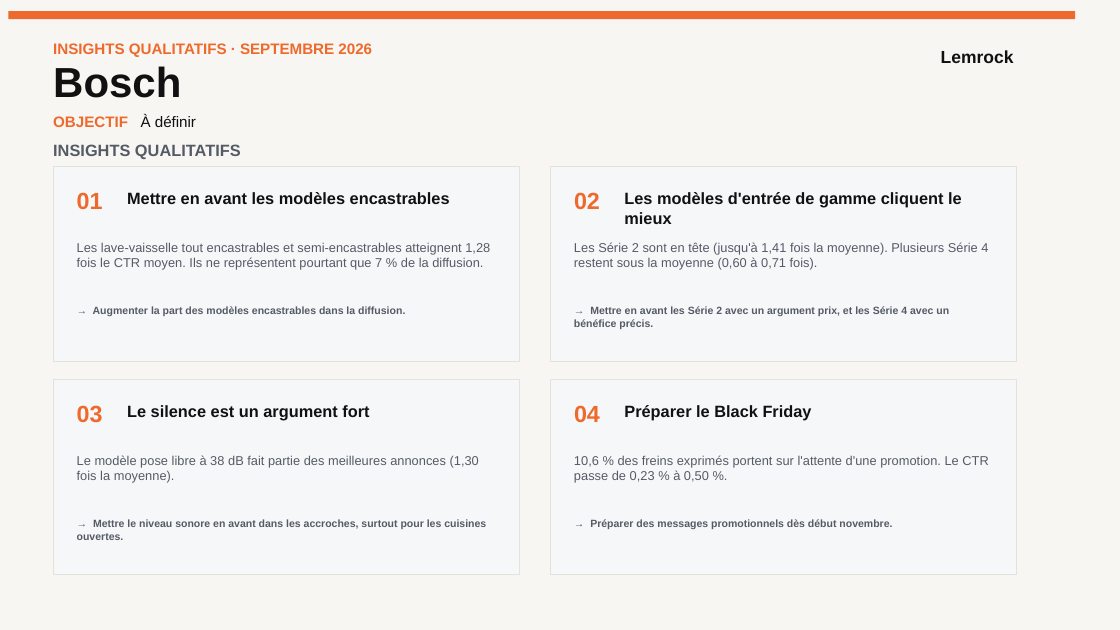
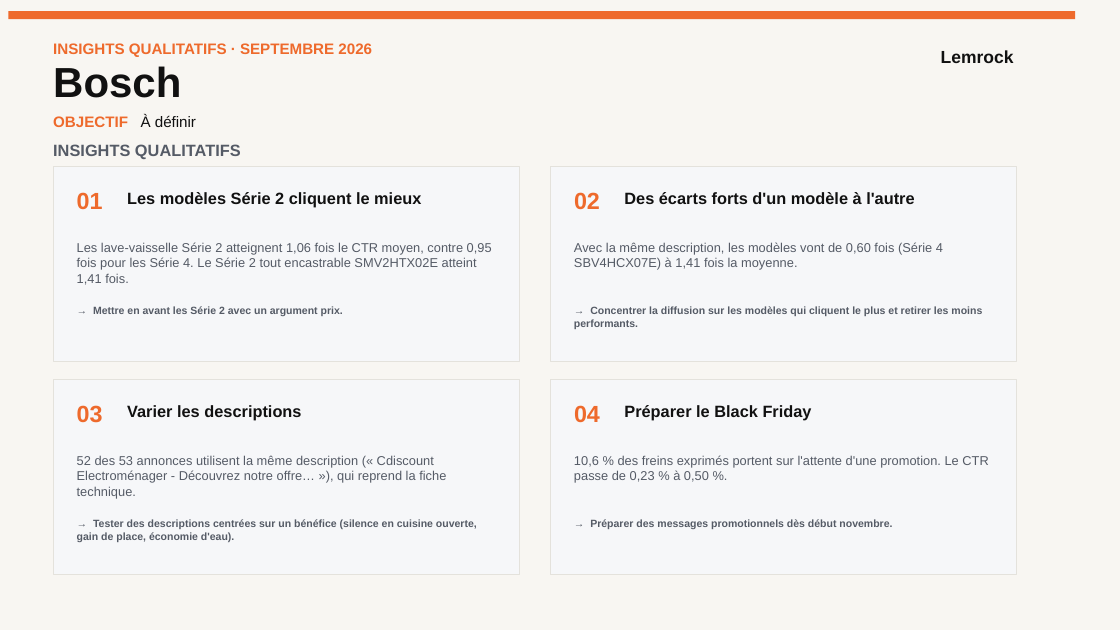
Before and after one commit to stephanemonmarson-creator/Lemrock, a slide deck: slide 10 of rapports/septembre/121026_Customer Success_Septembre 26.pptx. Drawn at 1120x630 pixels with LibreOffice and Linux fonts; fonts in the diff are those of the drawing. Boxes give left, top, right and bottom in pixels: in the first picture for what was removed or moved away, otherwise in the second. Text is boxed around its words. In the diff, an @@ line names an element or a change of style, - is before the commit and + after.

```diff
--- a/rapports/septembre/121026_Customer Success_Septembre 26.pptx
+++ b/rapports/septembre/121026_Customer Success_Septembre 26.pptx
@@ text at [127,192,421,208]: text changed @@
-Mettre en avant les modèles encastrables
+Les modèles Série 2 cliquent le mieux
@@ text at [624,192,914,204]: text changed @@
-Les modèles d'entrée de gamme cliquent le mieux
+Des écarts forts d'un modèle à l'autre
@@ text at [77,242,492,285]: text changed @@
-Les lave-vaisselle tout encastrables et semi-encastrables atteignent 1,28 fois le CTR moyen. Ils ne représentent pourtant que 7 % de la diffusion.
+Les lave-vaisselle Série 2 atteignent 1,06 fois le CTR moyen, contre 0,95 fois pour les Série 4. Le Série 2 tout encastrable SMV2HTX02E atteint 1,41 fois.
@@ text at [574,242,943,270]: text changed @@
-Les Série 2 sont en tête (jusqu'à 1,41 fois la moyenne). Plusieurs Série 4 restent sous la moyenne (0,60 à 0,71 fois).
+Avec la même description, les modèles vont de 0,60 fois (Série 4 SBV4HCX07E) à 1,41 fois la moyenne.
@@ text at [93,306,343,316]: text changed @@
-→ Augmenter la part des modèles encastrables dans la diffusion.
+→ Mettre en avant les Série 2 avec un argument prix.
@@ text at [574,306,982,329]: text changed @@
-→ Mettre en avant les Série 2 avec un argument prix, et les Série 4 avec un bénéfice précis.
+→ Concentrer la diffusion sur les modèles qui cliquent le plus et retirer les moins performants.
@@ text at [127,405,301,420]: text changed @@
-Le silence est un argument fort
+Varier les descriptions
@@ text at [77,455,446,498]: text changed @@
-Le modèle pose libre à 38 dB fait partie des meilleures annonces (1,30 fois la moyenne).
+52 des 53 annonces utilisent la même description (« Cdiscount Electroménager - Découvrez notre offre… »), qui reprend la fiche technique.
@@ text at [77,519,477,542]: text changed @@
-→ Mettre le niveau sonore en avant dans les accroches, surtout pour les cuisines ouvertes.
+→ Tester des descriptions centrées sur un bénéfice (silence en cuisine ouverte, gain de place, économie d'eau).
```
Also in this commit, not shown: 1 other slide changed, 3 other files.
